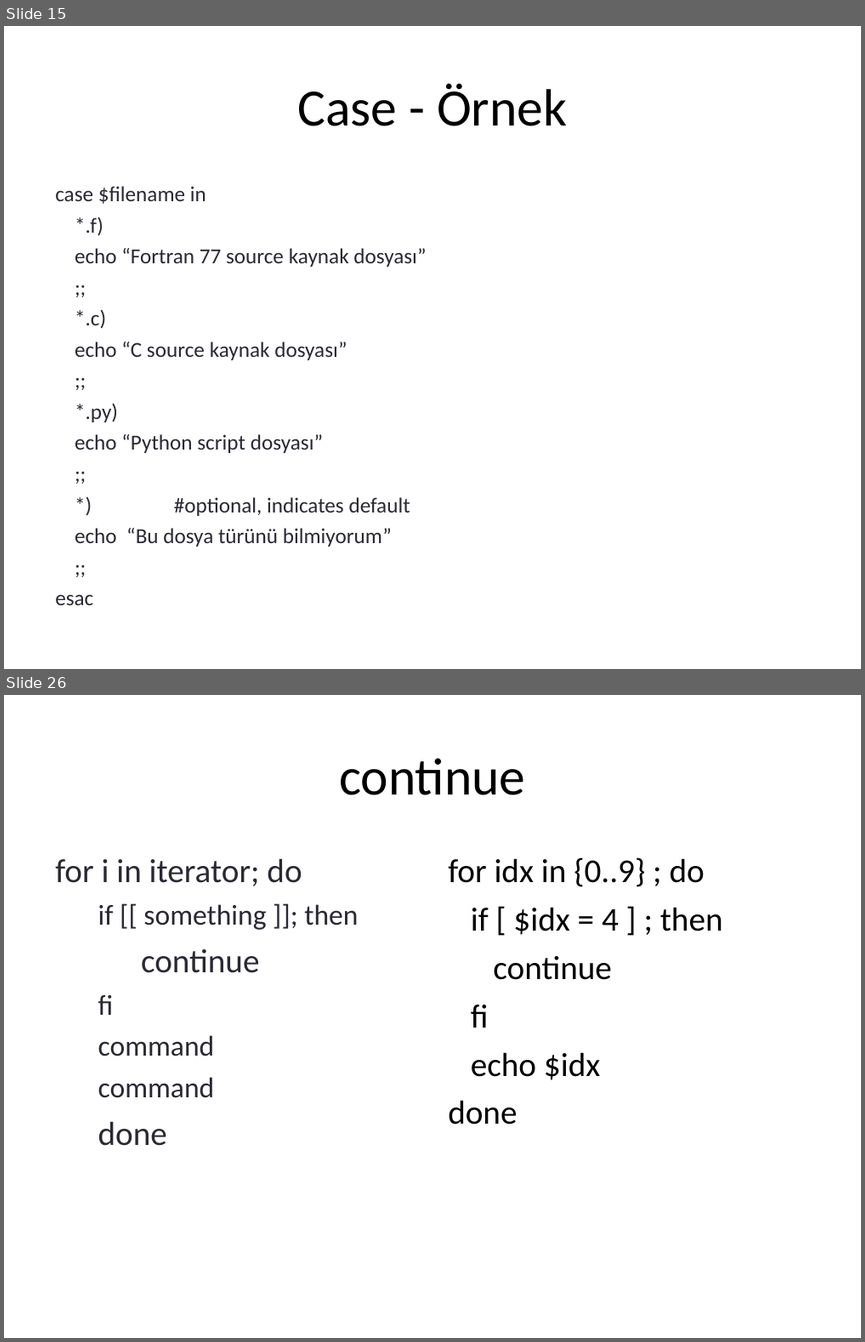
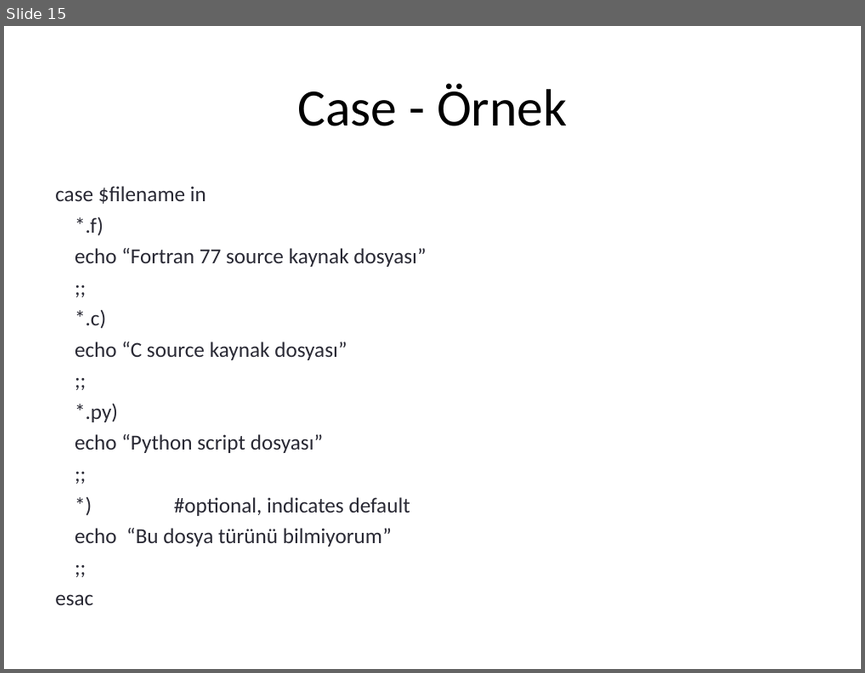
Before and after one commit to sdrttnclskn/ismek-cybersecurity1-lessons, a slide deck: cybersecurity_day 13&14/bash_script_programlama_2.ppt. Shown one above the other, each under a label of ours: slides 15 and 26 before the commit, slide 15 after it; the slides between them are not shown. The pictures are 865x1342 and 865x673 pixels, drawn with LibreOffice and Linux fonts; fonts in the diff are those of the drawing. Boxes give left, top, right and bottom in pixels: in the first picture for what was removed or moved away, otherwise in the second. Text is boxed around its words. In the diff, an @@ line names an element or a change of style, - is before the commit and + after.

```diff
--- a/cybersecurity_day 13&14/bash_script_programlama_2.ppt
+++ b/cybersecurity_day 13&14/bash_script_programlama_2.ppt
@@ slide 26 removed at box(4, 695, 861, 1338), background #FFFFFF @@
@@ text removed at box(339, 758, 525, 795) @@
-continue
@@ text removed at box(55, 858, 358, 1145) @@
-for i in iterator; do
-  if [[ something ]]; then
-    continue
-  fi
-  command
-  command
-done
@@ text removed at box(448, 857, 723, 1124) @@
-for idx in {0..9} ; do
-if [ $idx = 4 ] ; then
-continue
-fi
-echo $idx
-done
```
Also in this commit, not shown: 3 slides changed, 22 other slides removed, 7 other files.
